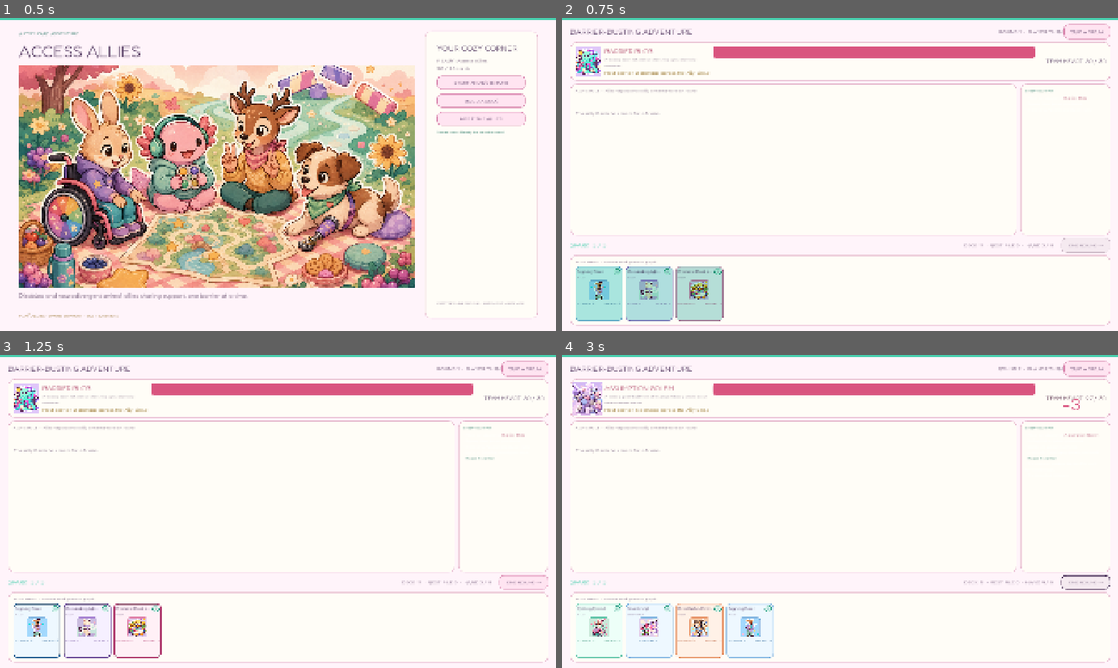
Above: before the commit, frames 1-4 (two rows, left to right).
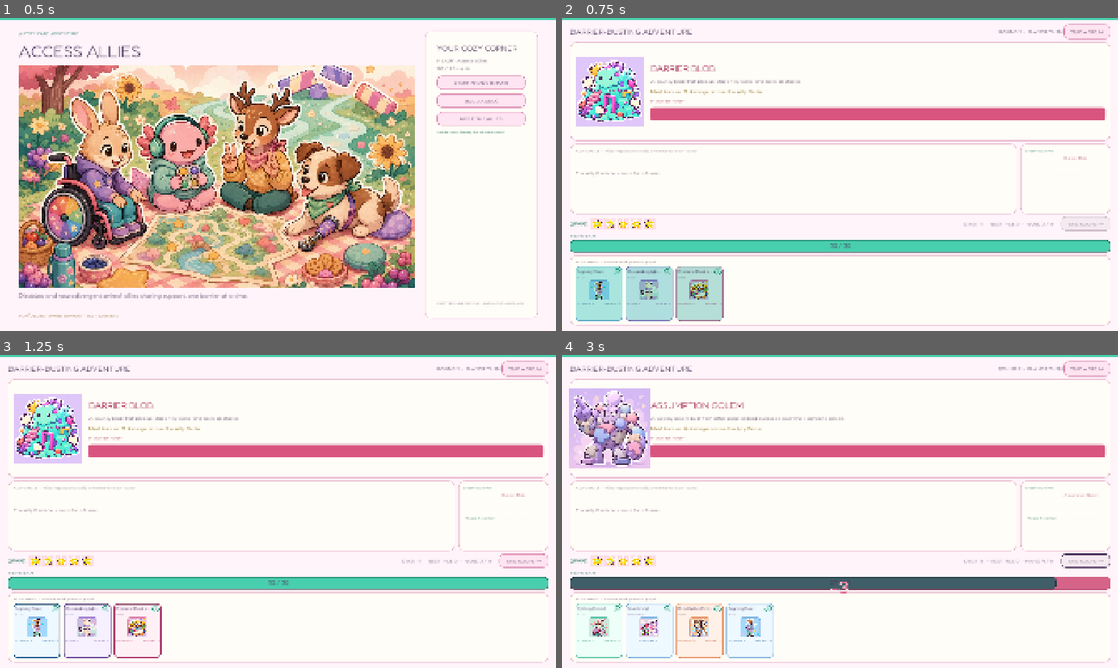
Above: after the commit, the same moments.

Repository: imstylen/ssu-game
Game: Godot game, scene res://main/main.tscn
The game is run twice, just before and just after one commit, with the same random seed, the same clock (stepped at 60 frames per second) and the same inputs. The engine's default icon, where the game draws it, is replaced by a stand-in: a white triangle on a blue panel in a dark square.
Inputs:
- Up to frame 1 (0.5 s): no input
- Up to frame 2 (0.75 s): click "START AN ADVENTURE" at 0.5 s
- Up to frame 3 (1.25 s): no input
- Up to frame 4 (3 s): click "TAKE A BREAK" at 1.25 s; click "START AN ADVENTURE" at 2 s; click "END ROUND →" at 2.75 s

Frame 1 is identical in both runs. In frame 2, 16% of the frame differs, in the area x 1-99%, y 9-76%; in frame 3, 17%; in frame 4, 17%, in the area x 1-99%, y 8-77%.

Commit message:
Add spark available and spent textures, update UI to reflect spark status

Diff:
--- a/battle/battle_ui.gd
+++ b/battle/battle_ui.gd
@@ -1,12 +1,16 @@
 extends Control
 
 const CARD_BASE_SCENE := preload("res://ui/card_base.tscn")
+const SPARK_AVAILABLE_TEXTURE: Texture2D = preload("res://battle/art/spark_available.png")
+const SPARK_SPENT_TEXTURE: Texture2D = preload("res://battle/art/spark_spent.png")
 
 @onready var controller: BattleController = $BattleController
 
 var _turn_label: Label
-var _player_label: Label
-var _energy_label: Label
+var _player_health: ProgressBar
+var _player_health_text: Label
+var _spark_row: HBoxContainer
+var _spark_icons: Array[TextureRect] = []
 var _enemy_name: Label
 var _enemy_artwork: TextureRect
 var _enemy_description: Label
@@ -62,43 +66,56 @@
 	retreat.pressed.connect(SceneNavigator.go_to_main_menu)
 	header.add_child(retreat)
 	var enemy_panel := PanelContainer.new()
-	enemy_panel.custom_minimum_size.y = 118
+	enemy_panel.name = "EnemyEncounterPanel"
+	enemy_panel.custom_minimum_size.y = 292
+	enemy_panel.size_flags_vertical = Control.SIZE_EXPAND_FILL
 	root_stack.add_child(enemy_panel)
 	var enemy_row := HBoxContainer.new()
-	enemy_row.add_theme_constant_override("separation", 14)
+	enemy_row.alignment = BoxContainer.ALIGNMENT_CENTER
+	enemy_row.add_theme_constant_override("separation", 22)
 	enemy_panel.add_child(enemy_row)
 	_enemy_artwork = TextureRect.new()
 	_enemy_artwork.name = "EnemyArtwork"
-	_enemy_artwork.custom_minimum_size = Vector2(88, 88)
+	_enemy_artwork.custom_minimum_size = Vector2(240, 240)
+	_enemy_artwork.size_flags_horizontal = Control.SIZE_SHRINK_CENTER
+	_enemy_artwork.size_flags_vertical = Control.SIZE_SHRINK_CENTER
 	_enemy_artwork.expand_mode = TextureRect.EXPAND_IGNORE_SIZE
 	_enemy_artwork.stretch_mode = TextureRect.STRETCH_KEEP_ASPECT_COVERED
 	_enemy_artwork.mouse_filter = Control.MOUSE_FILTER_IGNORE
 	enemy_row.add_child(_enemy_artwork)
-	var enemy_identity := VBoxContainer.new()
-	enemy_identity.custom_minimum_size.x = 330
-	enemy_row.add_child(enemy_identity)
-	_enemy_name = AppTheme.heading("ABLEISM MONSTER", 24, AppTheme.DANGER_TEXT)
-	enemy_identity.add_child(_enemy_name)
+	var encounter_details := VBoxContainer.new()
+	encounter_details.size_flags_horizontal = Control.SIZE_EXPAND_FILL
+	encounter_details.alignment = BoxContainer.ALIGNMENT_CENTER
+	encounter_details.add_theme_constant_override("separation", 12)
+	enemy_row.add_child(encounter_details)
+	var enemy_header := HBoxContainer.new()
+	encounter_details.add_child(enemy_header)
+	_enemy_name = AppTheme.heading("ABLEISM MONSTER", 32, AppTheme.DANGER_TEXT)
+	_enemy_name.size_flags_horizontal = Control.SIZE_EXPAND_FILL
+	enemy_header.add_child(_enemy_name)
 	_enemy_description = Label.new()
-	_enemy_description.custom_minimum_size.x = 330
 	_enemy_description.autowrap_mode = TextServer.AUTOWRAP_WORD_SMART
-	_enemy_description.add_theme_font_size_override("font_size", 13)
+	_enemy_description.add_theme_font_size_override("font_size", 18)
 	_enemy_description.add_theme_color_override("font_color", AppTheme.SECONDARY_TEXT)
-	enemy_identity.add_child(_enemy_description)
+	encounter_details.add_child(_enemy_description)
 	_intent_label = Label.new()
+	_intent_label.add_theme_font_size_override("font_size", 19)
 	_intent_label.add_theme_color_override("font_color", AppTheme.GOLD_TEXT)
-	enemy_identity.add_child(_intent_label)
+	encounter_details.add_child(_intent_label)
+	var health_heading := Label.new()
+	health_heading.text = "MONSTER HEART"
+	health_heading.add_theme_font_size_override("font_size", 14)
+	health_heading.add_theme_color_override("font_color", AppTheme.DANGER_TEXT)
+	encounter_details.add_child(health_heading)
 	_enemy_health = ProgressBar.new()
 	_enemy_health.size_flags_horizontal = Control.SIZE_EXPAND_FILL
-	_enemy_health.custom_minimum_size.y = 38
+	_enemy_health.custom_minimum_size.y = 44
 	_enemy_health.show_percentage = false
-	enemy_row.add_child(_enemy_health)
-	_player_label = AppTheme.heading("TEAM HEART 30 / 30", 20)
-	_player_label.custom_minimum_size.x = 230
-	_player_label.horizontal_alignment = HORIZONTAL_ALIGNMENT_RIGHT
-	enemy_row.add_child(_player_label)
+	encounter_details.add_child(_enemy_health)
 	var center_row := HBoxContainer.new()
-	center_row.size_flags_vertical = Control.SIZE_EXPAND_FILL
+	center_row.name = "PlayerBoardRow"
+	center_row.custom_minimum_size.y = 242
+	center_row.size_flags_vertical = Control.SIZE_FILL
 	center_row.add_theme_constant_override("separation", 12)
 	root_stack.add_child(center_row)
 	var board_panel := PanelContainer.new()
@@ -140,9 +157,26 @@
 	var controls := HBoxContainer.new()
 	controls.custom_minimum_size.y = 48
 	root_stack.add_child(controls)
-	_energy_label = AppTheme.heading("SPARK 0 / 5", 22, AppTheme.ACCENT)
-	_energy_label.size_flags_horizontal = Control.SIZE_EXPAND_FILL
-	controls.add_child(_energy_label)
+	var spark_group := HBoxContainer.new()
+	spark_group.size_flags_horizontal = Control.SIZE_EXPAND_FILL
+	spark_group.add_theme_constant_override("separation", 10)
+	controls.add_child(spark_group)
+	var spark_label := AppTheme.heading("SPARK", 20, AppTheme.ACCENT_TEXT)
+	spark_group.add_child(spark_label)
+	_spark_row = HBoxContainer.new()
+	_spark_row.name = "SparkIconRow"
+	_spark_row.add_theme_constant_override("separation", 3)
+	spark_group.add_child(_spark_row)
+	for index in 5:
+		var icon := TextureRect.new()
+		icon.name = "Spark%d" % (index + 1)
+		icon.custom_minimum_size = Vector2(42, 42)
+		icon.expand_mode = TextureRect.EXPAND_IGNORE_SIZE
+		icon.stretch_mode = TextureRect.STRETCH_KEEP_ASPECT_CENTERED
+		icon.mouse_filter = Control.MOUSE_FILTER_IGNORE
+		icon.texture = SPARK_SPENT_TEXTURE
+		_spark_row.add_child(icon)
+		_spark_icons.append(icon)
 	_toast = Label.new()
 	_toast.horizontal_alignment = HORIZONTAL_ALIGNMENT_CENTER
 	_toast.size_flags_horizontal = Control.SIZE_EXPAND_FILL
@@ -154,7 +188,36 @@
 	_end_turn_button = AppTheme.button("END ROUND →", 170)
 	_end_turn_button.pressed.connect(controller.request_end_turn)
 	controls.add_child(_end_turn_button)
+	var player_health_stack := VBoxContainer.new()
+	player_health_stack.name = "TeamHeartSection"
+	player_health_stack.add_theme_constant_override("separation", 3)
+	root_stack.add_child(player_health_stack)
+	var player_health_heading := Label.new()
+	player_health_heading.text = "TEAM HEART"
+	player_health_heading.add_theme_font_size_override("font_size", 14)
+	player_health_heading.add_theme_color_override("font_color", AppTheme.ACCENT_TEXT)
+	player_health_stack.add_child(player_health_heading)
+	var player_health_overlay := Control.new()
+	player_health_overlay.custom_minimum_size.y = 42
+	player_health_stack.add_child(player_health_overlay)
+	_player_health = ProgressBar.new()
+	_player_health.name = "TeamHeartBar"
+	_player_health.set_anchors_and_offsets_preset(Control.PRESET_FULL_RECT)
+	_player_health.show_percentage = false
+	_player_health.mouse_filter = Control.MOUSE_FILTER_IGNORE
+	_player_health.add_theme_stylebox_override("fill", AppTheme.style_box(AppTheme.ACCENT, AppTheme.ACCENT_TEXT, 12, 2, 0))
+	player_health_overlay.add_child(_player_health)
+	_player_health_text = Label.new()
+	_player_health_text.name = "TeamHeartText"
+	_player_health_text.set_anchors_and_offsets_preset(Control.PRESET_FULL_RECT)
+	_player_health_text.horizontal_alignment = HORIZONTAL_ALIGNMENT_CENTER
+	_player_health_text.vertical_alignment = VERTICAL_ALIGNMENT_CENTER
+	_player_health_text.mouse_filter = Control.MOUSE_FILTER_IGNORE
+	_player_health_text.add_theme_font_size_override("font_size", 21)
+	_player_health_text.add_theme_color_override("font_color", AppTheme.INK)
+	player_health_overlay.add_child(_player_health_text)
 	var hand_panel := PanelContainer.new()
+	hand_panel.name = "PlayerHandPanel"
 	hand_panel.custom_minimum_size.y = 212
 	root_stack.add_child(hand_panel)
 	var hand_stack := VBoxContainer.new()
@@ -250,8 +313,22 @@
 		return
 	var session := controller.session
 	_turn_label.text = "ROUND %d  •  %s" % [session.turn_number, session.phase_name().to_upper().replace("_", " ")]
-	_player_label.text = "TEAM HEART  %d / %d" % [session.player_health, session.rules.player_starting_health]
-	_player_label.add_theme_color_override("font_color", AppTheme.DANGER_TEXT if session.player_health <= 10 else AppTheme.INK)
+	_player_health.max_value = session.rules.player_starting_health
+	_player_health.value = session.player_health
+	_player_health_text.text = "%d / %d" % [session.player_health, session.rules.player_starting_health]
+	_player_health.tooltip_text = "%d / %d Team Heart" % [session.player_health, session.rules.player_starting_health]
+	var low_team_heart := session.player_health <= 10
+	_player_health.add_theme_stylebox_override(
+		"fill",
+		AppTheme.style_box(
+			AppTheme.DANGER if low_team_heart else AppTheme.ACCENT,
+			AppTheme.DANGER_TEXT if low_team_heart else AppTheme.ACCENT_TEXT,
+			12,
+			2,
+			0
+		)
+	)
+	_player_health_text.add_theme_color_override("font_color", AppTheme.SURFACE if low_team_heart else AppTheme.INK)
 	_enemy_name.text = session.enemy.definition.display_name.to_upper()
 	_enemy_artwork.texture = session.enemy.definition.artwork if session.enemy.definition.artwork != null else load("res://icon.svg")
 	_enemy_artwork.tooltip_text = session.enemy.definition.description
@@ -260,7 +337,7 @@
 	_enemy_health.value = session.enemy.current_health
 	_enemy_health.tooltip_text = "%d / %d monster Heart" % [session.enemy.current_health, session.enemy.definition.maximum_health]
 	_intent_label.text = controller.get_enemy_intent()
-	_energy_label.text = "SPARK  %d / %d" % [session.current_energy, session.rules.energy_per_turn]
+	_refresh_spark_icons(session.current_energy, session.rules.energy_per_turn)
 	_piles_label.text = "DECK %d  •  REST PILE %d  •  HAND %d / %d     " % [
 		session.draw_pile.size(),
 		session.discard_pile.size(),
@@ -279,6 +356,14 @@
 		_result_body.text = "%s's barriers came tumbling down. Great teamwork!" % session.enemy.definition.display_name if won else "The team needs a rest after round %d. A new plan and a snack can help." % session.turn_number
 
 
+func _refresh_spark_icons(current_spark: int, maximum_spark: int) -> void:
+	_spark_row.tooltip_text = "%d of %d Spark available" % [current_spark, maximum_spark]
+	for index in _spark_icons.size():
+		var available := index < current_spark and index < maximum_spark
+		_spark_icons[index].texture = SPARK_AVAILABLE_TEXTURE if available else SPARK_SPENT_TEXTURE
+		_spark_icons[index].tooltip_text = "Available Spark" if available else "Spent Spark"
+
+
 func _rebuild_cards(container: HBoxContainer, cards: Array[CardInstance], on_board: bool) -> void:
 	for child in container.get_children():
 		if child is CardBase and child.instance != null:
@@ -316,10 +401,10 @@
 			if event.data.target == "enemy":
 				_pulse(_enemy_health, AppTheme.DANGER)
 			elif event.data.target == "player":
-				_pulse(_player_label, AppTheme.DANGER)
+				_pulse(_player_health, AppTheme.DANGER)
 			else:
 				_pulse(_board_container, AppTheme.DANGER)
-		&"HealingApplied": _pulse(_player_label, AppTheme.ACCENT)
+		&"HealingApplied": _pulse(_player_health, AppTheme.ACCENT)
 		&"CardDrawn": _pulse(_hand_container, AppTheme.ACCENT)
 		&"UnitAttacked":
 			var attacker: CardBase = _card_views_by_instance.get(int(event.data.get("instance_id", -1)))
@@ -354,7 +439,7 @@
 		"enemy":
 			target_rect = _enemy_artwork.get_global_rect()
 		"player":
-			target_rect = _player_label.get_global_rect()
+			target_rect = _player_health.get_global_rect()
 		"unit":
 			var instance_id := int(event.data.get("instance_id", -1))
 			var card_view: CardBase = _card_views_by_instance.get(instance_id)
--- a/project.godot
+++ b/project.godot
@@ -25,7 +25,7 @@
 
 window/size/viewport_width=1920
 window/size/viewport_height=1080
-window/size/resizable=true
+window/size/mode=2
 window/stretch/mode="canvas_items"
 
 [gui]
--- a/tests/test_runner.gd
+++ b/tests/test_runner.gd
@@ -432,6 +432,25 @@
 	var damage_number := damage_root.get_child(0) as Label if damage_root != null and damage_root.get_child_count() > 0 else null
 	_expect(damage_number != null and damage_number.text == "-3" and damage_number.get_theme_color("font_color").is_equal_approx(AppTheme.DANGER), "Damage overlay shows the red negative amount")
 	var enemy_artwork: Control = battle_ui.find_child("EnemyArtwork", true, false)
+	var encounter_panel: Control = battle_ui.find_child("EnemyEncounterPanel", true, false)
+	var board_row: Control = battle_ui.find_child("PlayerBoardRow", true, false)
+	var team_heart_section: Control = battle_ui.find_child("TeamHeartSection", true, false)
+	var player_hand_panel: Control = battle_ui.find_child("PlayerHandPanel", true, false)
+	var team_heart_bar: ProgressBar = battle_ui.find_child("TeamHeartBar", true, false)
+	var team_heart_text: Label = battle_ui.find_child("TeamHeartText", true, false)
+	var spark_row: HBoxContainer = battle_ui.find_child("SparkIconRow", true, false)
+	_expect(enemy_artwork != null and enemy_artwork.custom_minimum_size == Vector2(240, 240), "Expanded enemy section uses a large square portrait")
+	_expect(encounter_panel != null and board_row != null and encounter_panel.custom_minimum_size.y > board_row.custom_minimum_size.y, "Enemy encounter is taller than the compact player board")
+	_expect(team_heart_section != null and player_hand_panel != null and team_heart_section.get_parent() == player_hand_panel.get_parent() and team_heart_section.get_index() + 1 == player_hand_panel.get_index(), "Team Heart section is immediately above the player hand")
+	_expect(team_heart_bar != null and team_heart_bar.max_value == 30.0 and team_heart_bar.value == 30.0, "Team Heart uses a bound progress bar")
+	_expect(team_heart_text != null and team_heart_text.text == "30 / 30", "Team Heart progress bar retains exact numbers")
+	_expect(spark_row != null and spark_row.get_child_count() == 5, "Spark is represented by exactly five icons")
+	_expect(spark_row != null and spark_row.tooltip_text == "5 of 5 Spark available", "Spark icon row retains an exact accessible value")
+	var available_spark := load("res://battle/art/spark_available.png")
+	var spent_spark := load("res://battle/art/spark_spent.png")
+	_expect(spark_row != null and spark_row.get_child(0).texture == available_spark and spark_row.get_child(4).texture == available_spark, "Full Spark displays five available icons")
+	battle_ui._refresh_spark_icons(2, 5)
+	_expect(spark_row.get_child(0).texture == available_spark and spark_row.get_child(1).texture == available_spark and spark_row.get_child(2).texture == spent_spark and spark_row.get_child(4).texture == spent_spark, "Spent Spark swaps individual icons without a numeric counter")
 	battle_ui._animate_attacker(enemy_artwork)
 	await process_frame
 	_expect(enemy_artwork != null and enemy_artwork.scale.x > 1.0, "Monster artwork grows briefly when it attacks")
Binary file added: battle/art/spark_available.png
Not shown, added: battle/art/spark_available.png.import
Binary file added: battle/art/spark_spent.png
Not shown, added: battle/art/spark_spent.png.import
